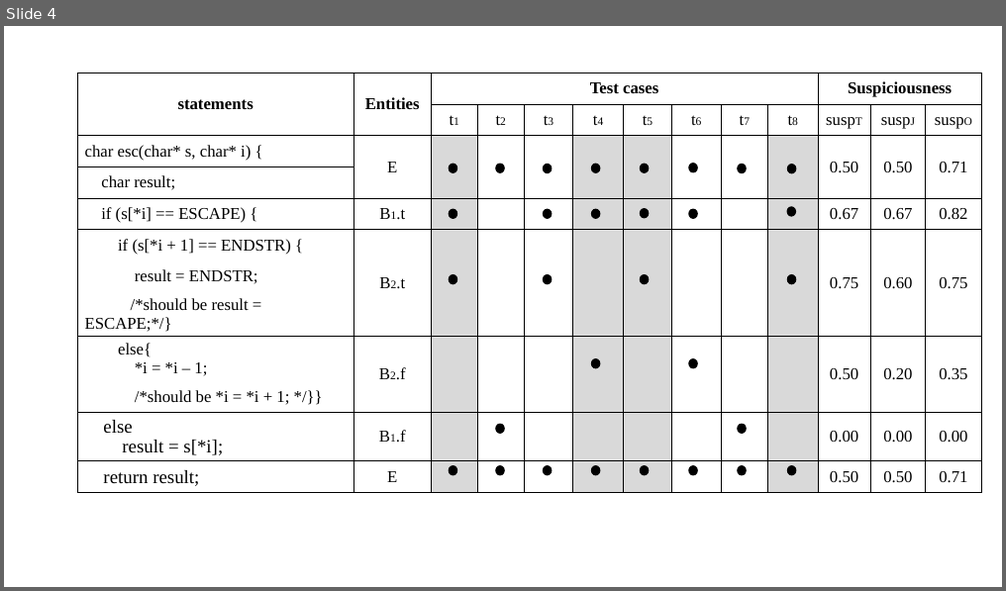
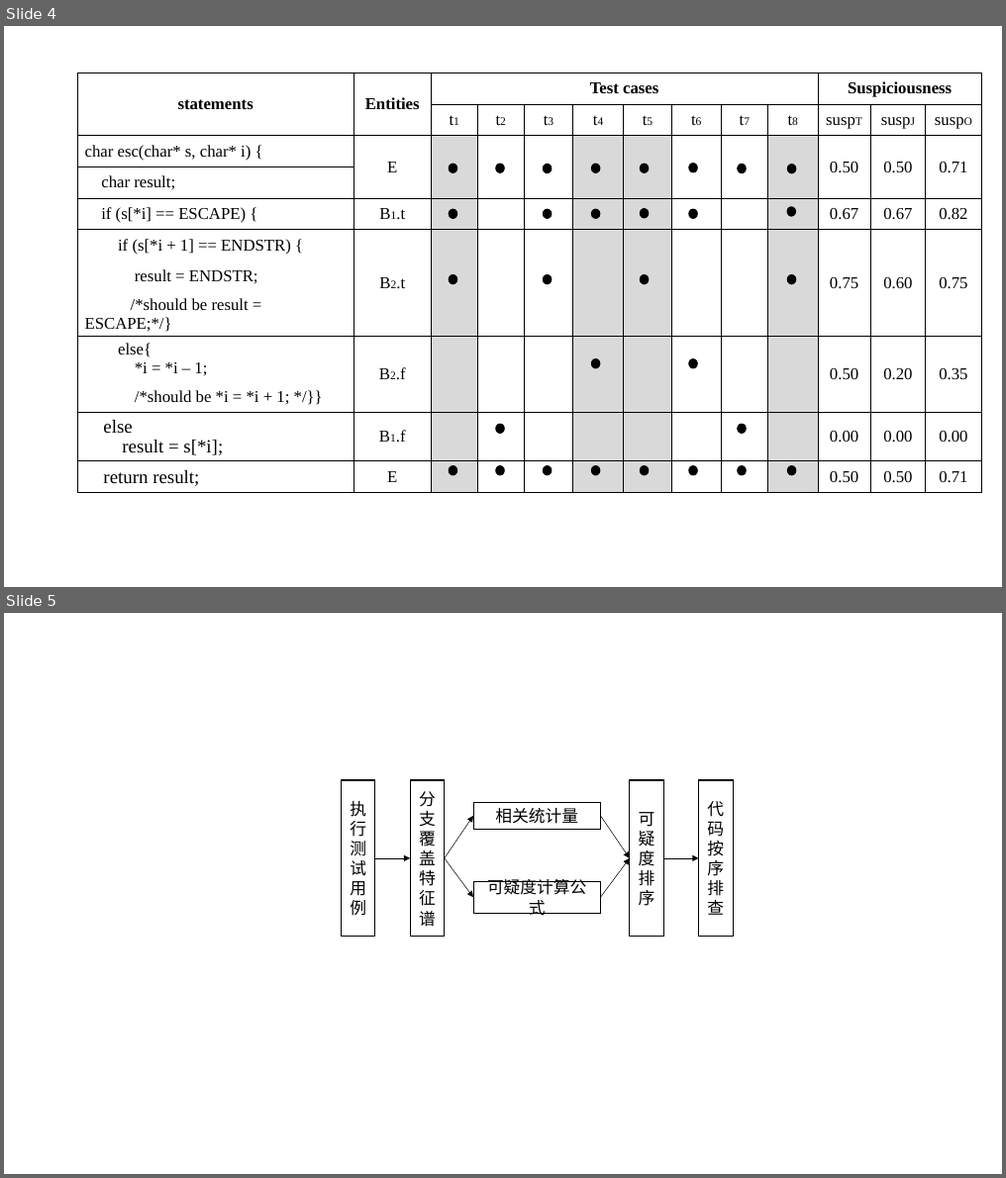
Before and after one commit to XuSihan/Thesis, a slide deck: image/maintenance.pptx. Shown one above the other, each under a label of ours: slide 4 before the commit, slides 4 and 5 after it. The pictures are 1006x591 and 1006x1178 pixels, drawn with LibreOffice and Linux fonts; fonts in the diff are those of the drawing. Boxes give left, top, right and bottom in pixels: in the first picture for what was removed or moved away, otherwise in the second. Text is boxed around its words. In the diff, an @@ line names an element or a change of style, - is before the commit and + after.

```diff
--- a/image/maintenance.pptx
+++ b/image/maintenance.pptx
@@ slide 5 added at [4, 613, 1002, 1174], background #FFFFFF @@
@@ rectangle added at [341, 780, 375, 937], outline #000000 1 pt, 16 pt, text #000000 @@
+执行测试用例
@@ rectangle added at [410, 780, 445, 937], outline #000000 1 pt, 16 pt, text #000000 @@
+分支覆盖特征谱
@@ rectangle added at [630, 780, 664, 937], outline #000000 1 pt, 16 pt, text #000000 @@
+可疑度排序
@@ rectangle added at [699, 780, 734, 937], outline #000000 1 pt, 16 pt, text #000000 @@
+代码按序 排查
@@ arrow added from (445, 859) to (473, 816), #000000 0.5 pt @@
@@ rectangle added at [473, 802, 601, 830], outline #000000 1 pt, 16 pt, text #000000 @@
+相关统计量
@@ arrow added from (601, 816) to (630, 859), #000000 0.5 pt @@
@@ arrow added from (375, 859) to (410, 859), #000000 0.5 pt @@
@@ arrow added from (445, 859) to (473, 897), #000000 0.5 pt @@
@@ arrow added from (601, 897) to (630, 859), #000000 0.5 pt @@
@@ arrow added from (664, 859) to (699, 859), #000000 0.5 pt @@
@@ rectangle added at [473, 881, 601, 913], outline #000000 1 pt, 16 pt, text #000000 @@
+可疑度计算公式
```
Also in this commit, not shown: 1 slide removed, 3 other files.
